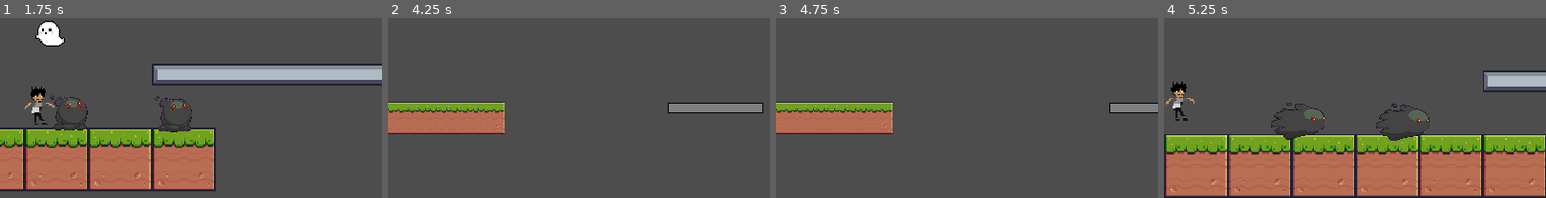
Above: before the commit, frames 1-4 (left to right).
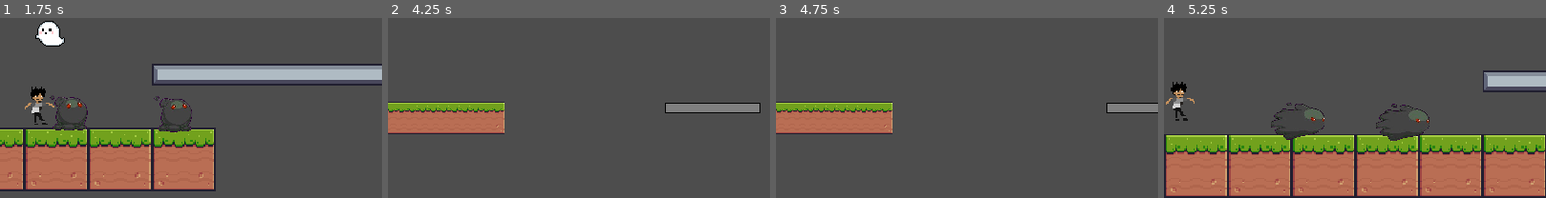
Above: after the commit, the same moments.

Repository: HeyNeek/rons_odyssey
Game: Godot game, scene res://scenes/levels/test_level.tscn
Same seed, same stepped clock (60 frames per second), same inputs: the game is played once before the commit and once after it.
Inputs:
- Up to frame 1 (1.75 s): hold Shift (sprint) 0.53-1.28 s; hold D (move_right) from 0.53 s (still down); tap Space (jump) at 0.77, 1.52 s; tap Shift (sprint) at 1.35 s
- Up to frame 2 (4.25 s): release D (move_right) at 2.03 s; hold A (move_left) 2.03-2.78 s; hold Shift (sprint) 2.03-2.78 s; hold D (move_right) from 2.78 s (still down); tap Shift (sprint) at 2.85 s; tap Space (jump) at 3.02, 3.77 s; hold Shift (sprint) from 3.53 s (still down)
- Up to frame 3 (4.75 s): release D (move_right) at 4.28 s; release Shift (sprint) at 4.28 s; hold A (move_left) from 4.28 s (still down); tap Shift (sprint) at 4.35 s; tap Space (jump) at 4.52 s
- Up to frame 4 (5.25 s): release A (move_left) at 5.03 s; hold D (move_right) from 5.03 s (still down); hold Shift (sprint) from 5.03 s (still down)
The pictures show only the part of the screen within x 50-100%, y 22-72%; the shares and areas given below are measured in that part.

Frame 1 is identical in both runs. In frame 2, 0.1% of the frame differs, in the area x 72-99%, y 47-53%; in frame 3, less than 0.1%; in frame 4, nothing differs.

Commit message:
added vertical animation, needs more tweaking on gravity

Diff:
--- a/scenes/levels/test_level.tscn
+++ b/scenes/levels/test_level.tscn
@@ -42,9 +42,9 @@
 shape = SubResource("RectangleShape2D_75473")
 
 [node name="MovingPlatform" parent="." instance=ExtResource("6_jghct")]
-position = Vector2(846, 361)
+position = Vector2(844, 361)
 
 [node name="MovingPlatform2" parent="." instance=ExtResource("6_jghct")]
-position = Vector2(1093, 361)
+position = Vector2(1423, 361)
 
 [connection signal="body_entered" from="Deathzone" to="." method="_on_deathzone_body_entered"]
--- a/scenes/terrain/moving_platform.tscn
+++ b/scenes/terrain/moving_platform.tscn
@@ -1,9 +1,24 @@
-[gd_scene load_steps=6 format=3 uid="uid://te6jkc48puth"]
+[gd_scene load_steps=7 format=3 uid="uid://te6jkc48puth"]
 
 [ext_resource type="Texture2D" uid="uid://vqtp1w6f3a6h" path="res://assets/sprites/platform.png" id="1_jwimm"]
 
 [sub_resource type="RectangleShape2D" id="RectangleShape2D_0p8m6"]
 size = Vector2(142, 14)
+
+[sub_resource type="Animation" id="Animation_pciur"]
+length = 0.001
+tracks/0/type = "value"
+tracks/0/imported = false
+tracks/0/enabled = true
+tracks/0/path = NodePath("AnimatableBody2D:position")
+tracks/0/interp = 1
+tracks/0/loop_wrap = true
+tracks/0/keys = {
+"times": PackedFloat32Array(0),
+"transitions": PackedFloat32Array(1),
+"update": 0,
+"values": [Vector2(0, 0)]
+}
 
 [sub_resource type="Animation" id="Animation_fyb3b"]
 resource_name = "move_left_to_right"
@@ -22,8 +37,10 @@
 "values": [Vector2(0, 0), Vector2(400, 0)]
 }
 
-[sub_resource type="Animation" id="Animation_pciur"]
-length = 0.001
+[sub_resource type="Animation" id="Animation_o5s53"]
+resource_name = "move_up_to_down"
+length = 5.0
+loop_mode = 1
 tracks/0/type = "value"
 tracks/0/imported = false
 tracks/0/enabled = true
@@ -31,16 +48,17 @@
 tracks/0/interp = 1
 tracks/0/loop_wrap = true
 tracks/0/keys = {
-"times": PackedFloat32Array(0),
-"transitions": PackedFloat32Array(1),
+"times": PackedFloat32Array(0, 2.5),
+"transitions": PackedFloat32Array(1, 1),
 "update": 0,
-"values": [Vector2(0, 0)]
+"values": [Vector2(0, 0), Vector2(0, -400)]
 }
 
 [sub_resource type="AnimationLibrary" id="AnimationLibrary_em8y1"]
 _data = {
 "RESET": SubResource("Animation_pciur"),
-"move_left_to_right": SubResource("Animation_fyb3b")
+"move_left_to_right": SubResource("Animation_fyb3b"),
+"move_up_to_down": SubResource("Animation_o5s53")
 }
 
 [node name="MovingPlatform" type="Node2D"]
@@ -58,4 +76,3 @@
 libraries = {
 "": SubResource("AnimationLibrary_em8y1")
 }
-autoplay = "move_left_to_right"
--- a/scripts/test_level.gd
+++ b/scripts/test_level.gd
@@ -1,11 +1,14 @@
 extends Node2D
 
 @onready var player: CharacterBody2D = $Player
-@onready var movingplatform1: AnimationPlayer = $MovingPlatform/AnimationPlayer
+@onready var moving_platform1: AnimationPlayer = $MovingPlatform/AnimationPlayer
+@onready var moving_platform2: AnimationPlayer = $MovingPlatform2/AnimationPlayer
 
 func _ready() -> void:
 	#Engine.max_fps = 60
-	movingplatform1.play("move_left_to_right")
+	moving_platform1.play("move_left_to_right")
+	await get_tree().create_timer(2.5).timeout
+	moving_platform2.play("move_up_to_down")
 
 func _process(_delta: float) -> void:
 	if Input.is_action_just_pressed("reset_level"):
